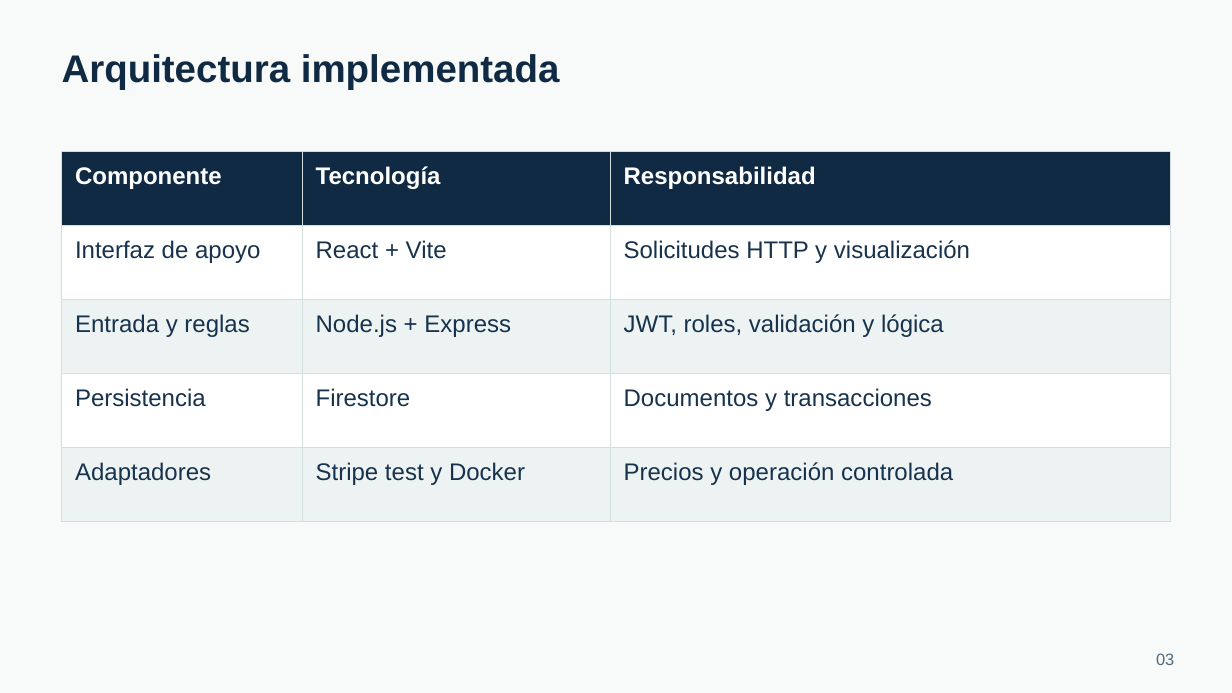
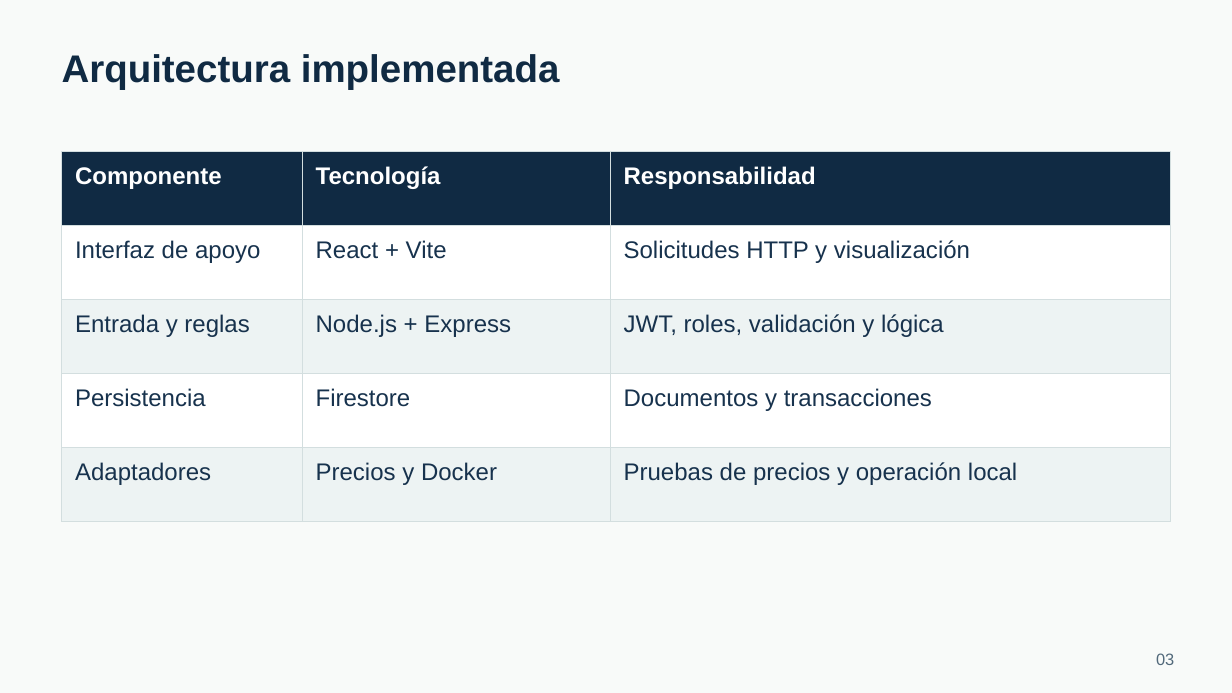
Before and after one commit to tsddds/Capstone_Aprueba-Administracion_Grupo8, a slide deck: slide 3 of Fase3/Evidencias_grupales/Presentacion/Aprueba_Evaluacion_3_2026-11-25.pptx. Drawn at 1232x693 pixels with LibreOffice and Linux fonts; fonts in the diff are those of the drawing. Boxes give left, top, right and bottom in pixels: in the first picture for what was removed or moved away, otherwise in the second. Text is boxed around its words. In the diff, an @@ line names an element or a change of style, - is before the commit and + after.

```diff
--- a/Fase3/Evidencias_grupales/Presentacion/Aprueba_Evaluacion_3_2026-11-25.pptx
+++ b/Fase3/Evidencias_grupales/Presentacion/Aprueba_Evaluacion_3_2026-11-25.pptx
@@ table at (62, 152, 1170, 522) @@
-row 5, column 2: Stripe test y Docker
+row 5, column 2: Precios y Docker
-row 5, column 3: Precios y operación controlada
+row 5, column 3: Pruebas de precios y operación local
```
Also in this commit, not shown: 11 other files.
